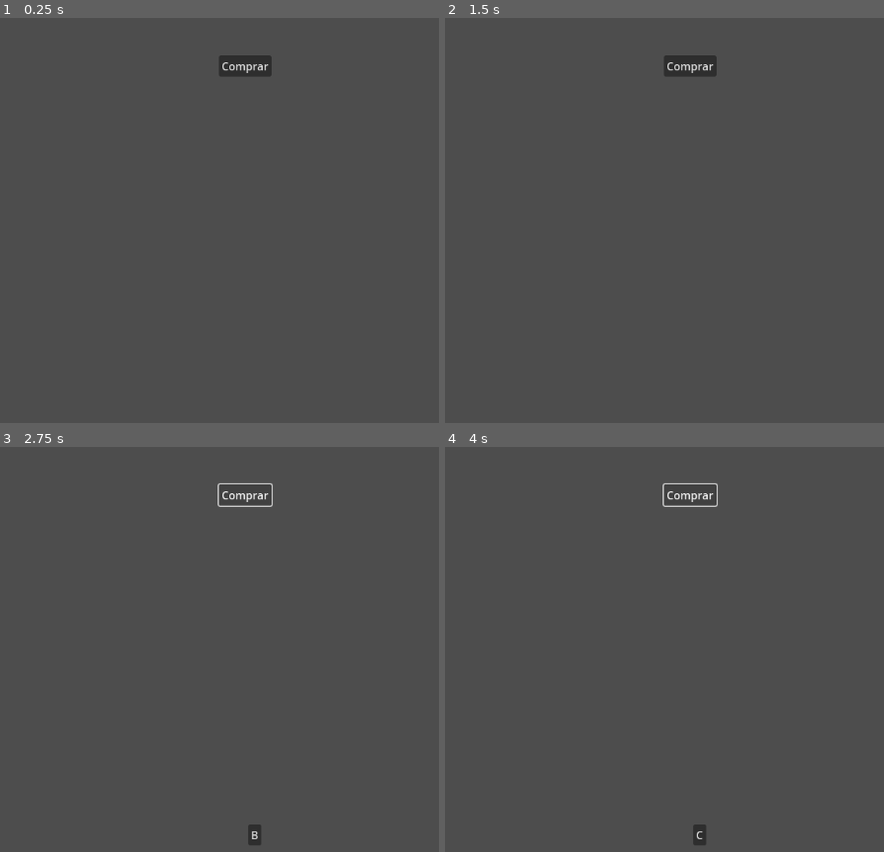
Above: before the commit, frames 1-4 (two rows, left to right).
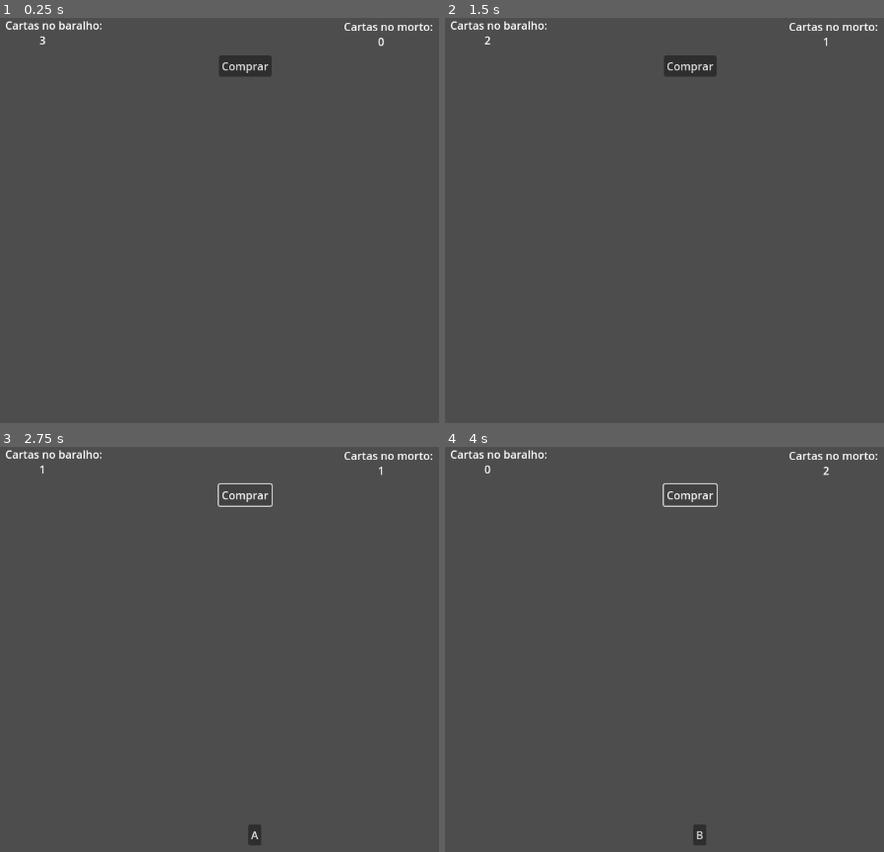
Above: after the commit, the same moments.

Repository: gdp-ufrj/alikia
Game: Godot game, scene res://deck.tscn
The game is run twice, just before and just after one commit, with the same random seed, the same clock (stepped at 60 frames per second) and the same inputs.
Inputs:
- Up to frame 1 (0.25 s): no input
- Up to frame 2 (1.5 s): click "Comprar" at 0.5 s; click "A" (after the commit: "C") at 1.25 s
- Up to frame 3 (2.75 s): click "Comprar" at 2 s
- Up to frame 4 (4 s): click "B" (after the commit: "A") at 2.75 s; click "Comprar" at 3.5 s

The runs differ from the first frame. In frame 1, 0.5% of the frame differs, in the area x 1-99%, y 0-8%; in frame 2, 0.5%; in frame 3, 0.5%; in frame 4, 0.5%, in the area x 1-99%, y 0-97%.

Commit message:
Feat: Adiciona contagem de cartas nos baralhos

Diff:
--- a/deck.gd
+++ b/deck.gd
@@ -1,13 +1,15 @@
 extends Node2D
+
+@export var deck_count_label : Label
+@export var discard_count_label : Label
 
 var cards : Array
 var discard_deck : Array
 
 # Called when the node enters the scene tree for the first time.
 func _ready():
-	cards = ["A", "B", "C"]
-	cards.shuffle()
-	discard_deck = []
+	discard_deck = ["A", "B", "C"]
+	shuffle_deck()
 
 
 # Called every frame. 'delta' is the elapsed time since the previous frame.
@@ -18,6 +20,8 @@
 	cards = discard_deck
 	discard_deck = []
 	cards.shuffle()
+	deck_count_label.text = str(len(cards))
+	discard_count_label.text = str(0)
 
 func buy_card():
 	if(len(cards) == 0):
@@ -26,7 +30,9 @@
 	if(len(cards) == 0): return null
 
 	var card : String = cards.pop_front()
+	deck_count_label.text = str(len(cards))
 	return card
 
 func on_use_card(used_card):
 	discard_deck.push_front(used_card)
+	discard_count_label.text = str(len(discard_deck))
--- a/deck.tscn
+++ b/deck.tscn
@@ -9,8 +9,54 @@
 [node name="Camera2D" type="Camera2D" parent="."]
 offset = Vector2(576, 324)
 
-[node name="Deck" type="Node2D" parent="."]
+[node name="Deck" type="Node2D" parent="." node_paths=PackedStringArray("deck_count_label", "discard_count_label")]
 script = ExtResource("1_pdggs")
+deck_count_label = NodePath("DeckControl/DeckCount")
+discard_count_label = NodePath("DiscardControl/DiscardCount")
+
+[node name="DeckControl" type="Control" parent="Deck"]
+layout_mode = 3
+anchors_preset = 0
+offset_left = 211.0
+offset_top = -1.0
+offset_right = 432.0
+offset_bottom = 97.0
+
+[node name="Label" type="Label" parent="Deck/DeckControl"]
+layout_mode = 0
+offset_right = 40.0
+offset_bottom = 23.0
+text = "Cartas no baralho:"
+
+[node name="DeckCount" type="Label" parent="Deck/DeckControl"]
+layout_mode = 0
+offset_left = 50.0
+offset_top = 22.0
+offset_right = 90.0
+offset_bottom = 48.0
+text = "0"
+
+[node name="DiscardControl" type="Control" parent="Deck"]
+layout_mode = 3
+anchors_preset = 0
+offset_left = 707.0
+offset_top = 1.0
+offset_right = 864.0
+offset_bottom = 82.0
+
+[node name="Label" type="Label" parent="Deck/DiscardControl"]
+layout_mode = 0
+offset_right = 40.0
+offset_bottom = 23.0
+text = "Cartas no morto:"
+
+[node name="DiscardCount" type="Label" parent="Deck/DiscardControl"]
+layout_mode = 0
+offset_left = 50.0
+offset_top = 22.0
+offset_right = 90.0
+offset_bottom = 48.0
+text = "0"
 
 [node name="Hand" type="Node2D" parent="." node_paths=PackedStringArray("deck", "hand_buttons_control")]
 position = Vector2(30, 30)
--- a/hand.gd
+++ b/hand.gd
@@ -20,6 +20,7 @@
 	print(used_card)
 	deck.on_use_card(used_card)
 	hand_buttons_control.remove_child(used_button)
+	card_zoom_exit()
 
 func card_zoom_enter(card):
 	on_card_zoom_enter.emit(card)
